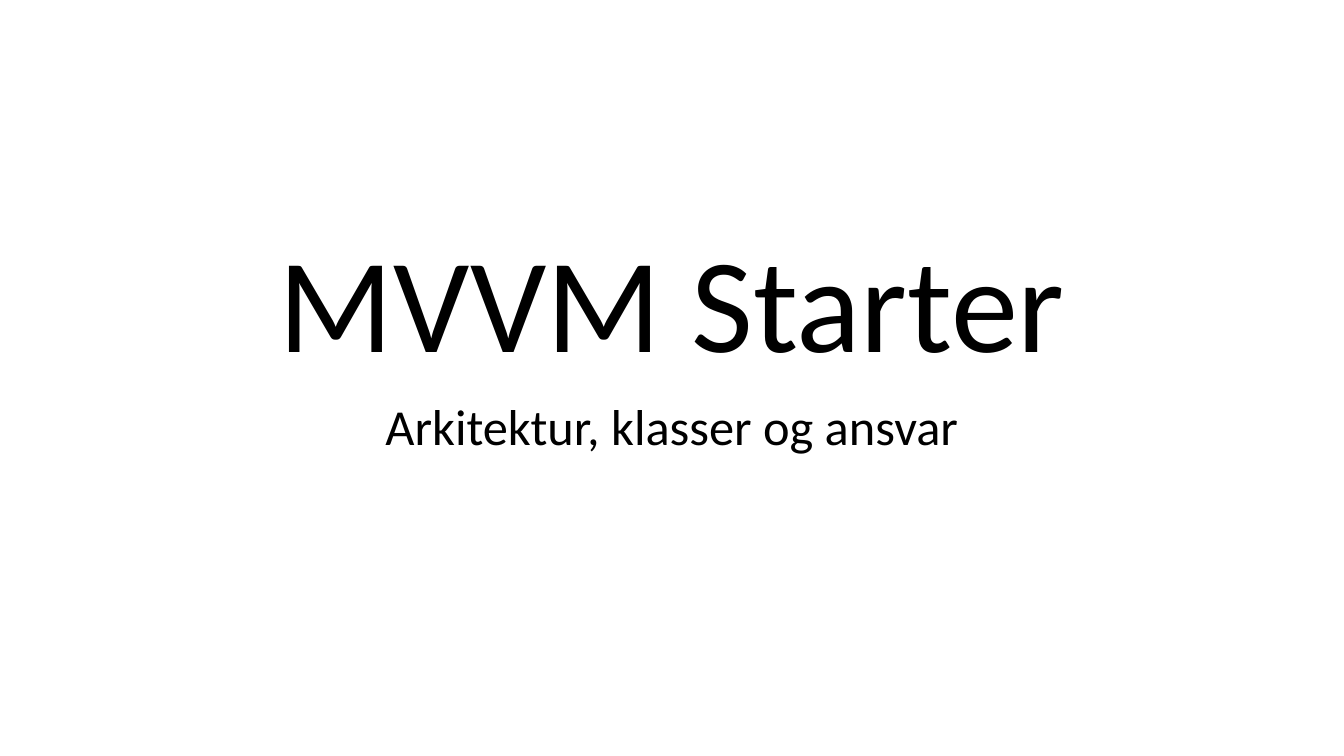
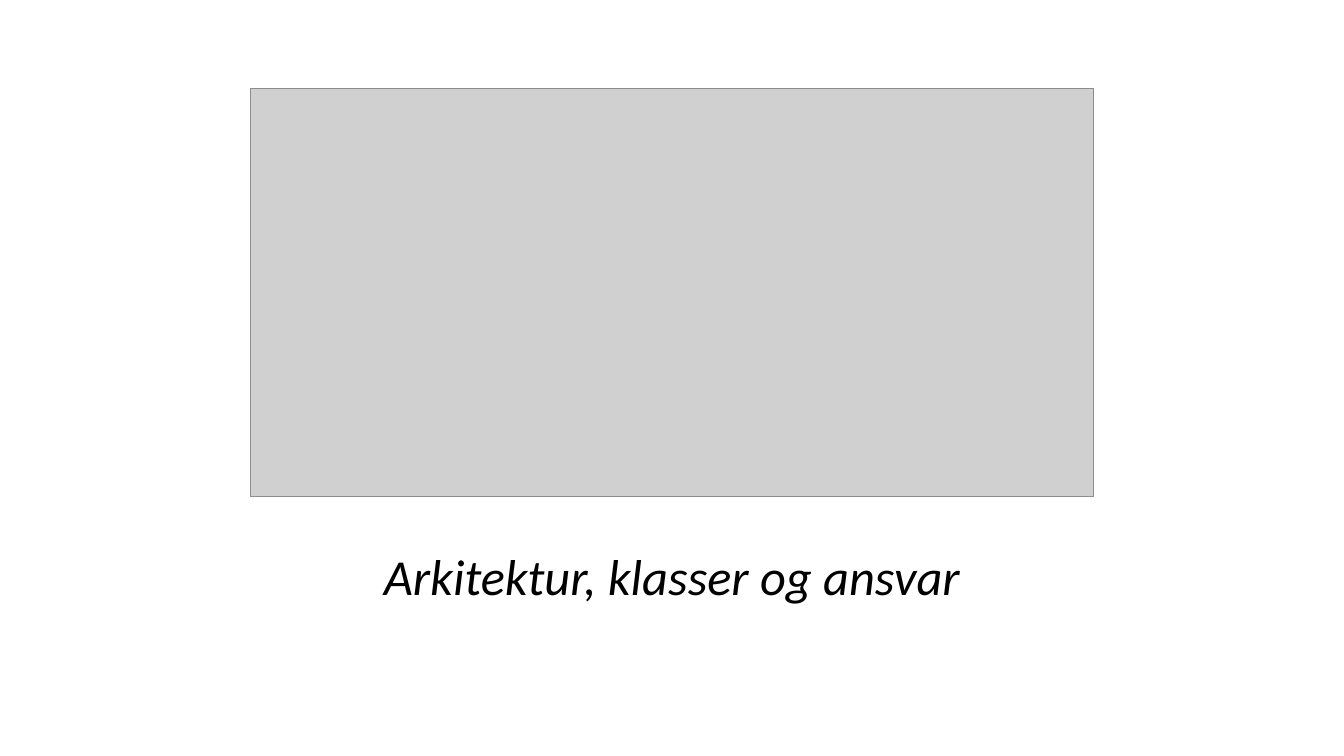
Before and after one commit to perl-easj/MVVMStarter, a slide deck: slide 1 of MVVMStarter/Presentation/MVVMStarter Oversigt.pptx. Drawn at 1344x756 pixels with LibreOffice and Linux fonts; fonts in the diff are those of the drawing; grey boxes stand for pictures. Boxes give left, top, right and bottom in pixels: in the first picture for what was removed or moved away, otherwise in the second. Text is boxed around its words. In the diff, an @@ line names an element or a change of style, - is before the commit and + after.

```diff
--- a/MVVMStarter/Presentation/MVVMStarter Oversigt.pptx
+++ b/MVVMStarter/Presentation/MVVMStarter Oversigt.pptx
@@ picture added at box(251, 89, 1094, 497) @@
@@ title removed at box(278, 264, 1064, 353) @@
-MVVM Starter
@@ subtitle "Arkitektur, klasser og ansvar": place and size @@
-subtitle "Arkitektur, klasser og ansvar" at box(385, 410, 958, 454)
+subtitle "Arkitektur, klasser og ansvar" at box(384, 560, 959, 604)
@@ subtitle "Arkitektur, klasser og ansvar" at box(384, 560, 959, 604): italic on @@
```
Also in this commit, not shown: 1 slide added, 10 other files.
